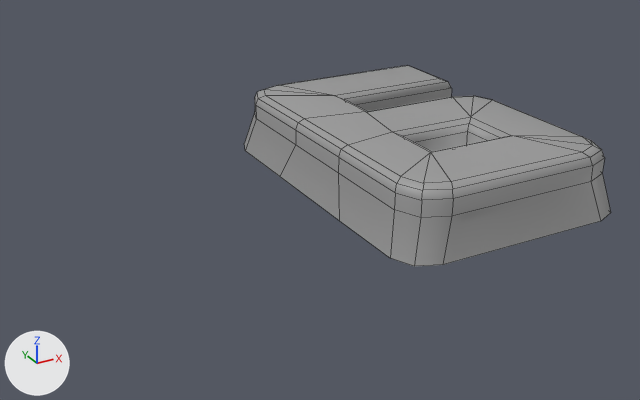
The FBX model Assets/- Asset Store/Custom/Numbers/Number_6.fbx, before and after one commit.
Camera for both pictures: a 50 mm camera at (-0.476, -0.678, 0.371) aimed at (-0.113, -0.017, 0.04). Lighting does not change. The marker at lower left points along +X, +Y and +Z. Mesh edges are drawn as thin lines. Where no turn or scale is listed for an object, it has been applied to the vertices.

Objects in the first picture: 'Number_6'.
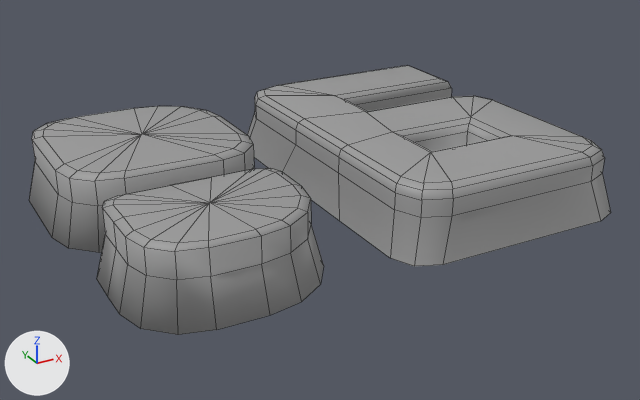
The newer file is also turned or shifted as a whole; pictures and numbers use the older file's frame.

Changed parts and their boxes [x1, y1, x2, y2] in the pictures (640 x 400 px):
'Number_6', reshaped (58% wider, 34% taller)
    before: [244, 66, 611, 266]
    after: [29, 66, 611, 335]
part 1 of me_cube_013, added
    after: [97, 168, 324, 335]
part 2 of me_cube_013, added
    after: [29, 106, 254, 252]

Patch to the scene script:
```diff
--- a/Assets/- Asset Store/Custom/Numbers/Number_6.fbx.py
+++ b/Assets/- Asset Store/Custom/Numbers/Number_6.fbx.py
@@ me_cube_013 @@
 # used by ob_number_6; location = (0.0, 0.0, 0.0)
-me_cube_013.from_pydata(...)  # 106 vertices, 100 faces; spans x -0.117..0.118, y -0.172..0.173, z 0.037..0.1
+me_cube_013.from_pydata(...)  # 248 vertices, 240 faces; spans x -0.348..0.118, y -0.175..0.173, z 0.037..0.1
+# me_cube_013 part 1: a new loose piece of 73 vertices spanning x -0.336..-0.165, y -0.175..-0.038, z 0.038..0.1, in mat_material (grey #9b9b9b)
+# me_cube_013 part 2: a new loose piece of 69 vertices spanning x -0.348..-0.152, y -0.025..0.171, z 0.038..0.1, in mat_material (grey #9b9b9b)
 me_cube_013.materials.append(mat_material)
```
